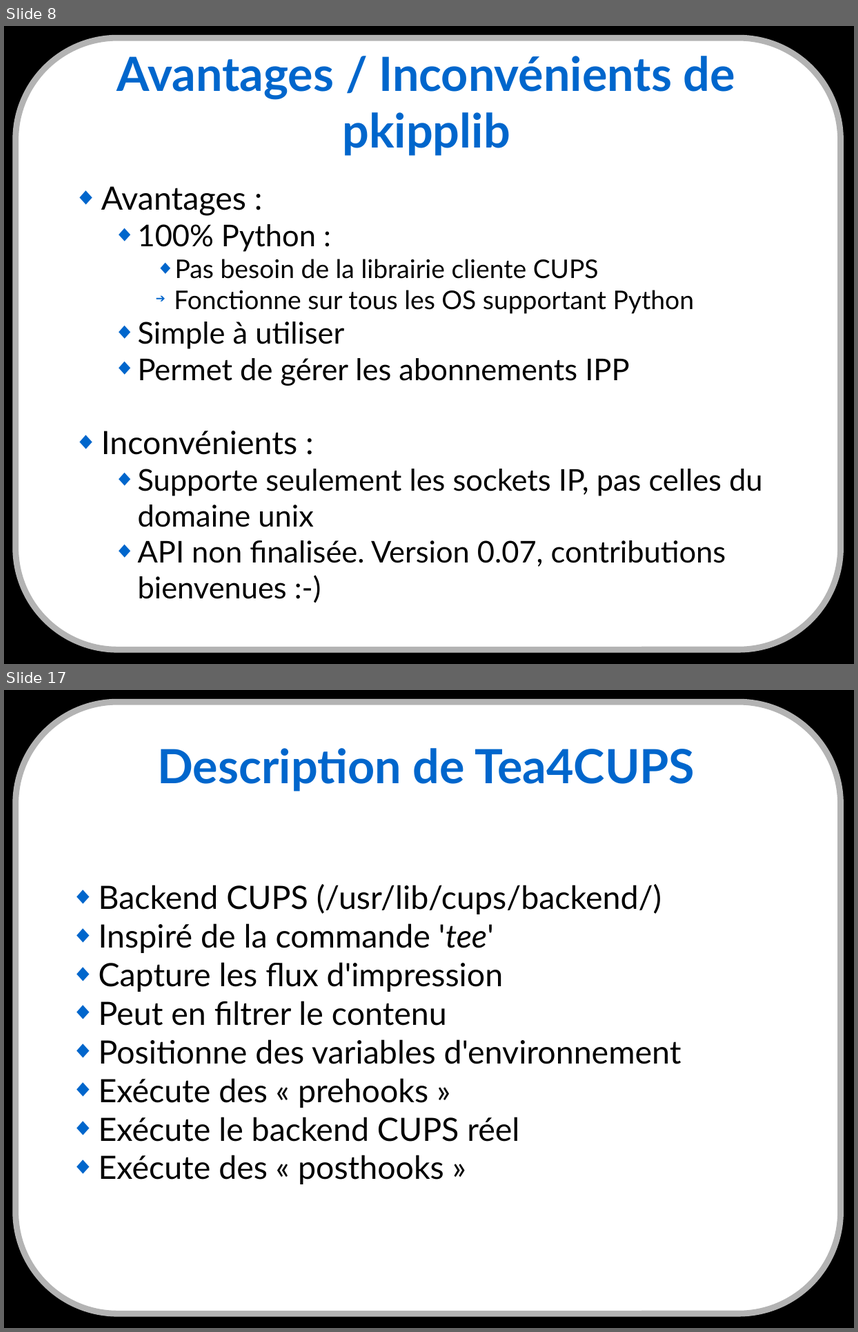
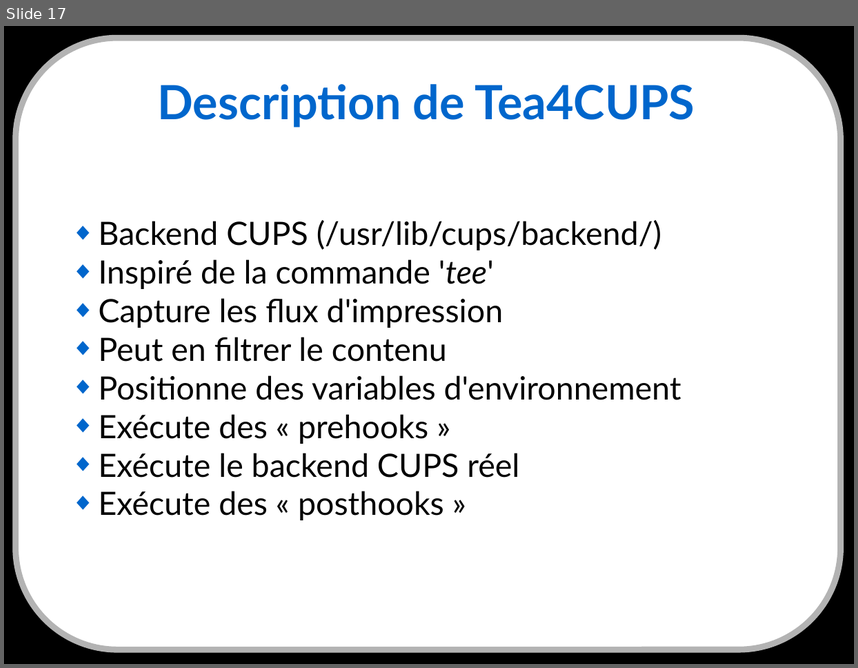
Before and after one commit to cnighswonger/pykota, a slide deck: docs/presentations/english/conference_jm2l2008-20081115.odp. Shown one above the other, each under a label of ours: slides 8 and 17 before the commit, slide 17 after it; the slides between them are not shown. The pictures are 858x1332 and 858x668 pixels, drawn with LibreOffice and Linux fonts; fonts in the diff are those of the drawing. Boxes give left, top, right and bottom in pixels: in the first picture for what was removed or moved away, otherwise in the second. Text is boxed around its words. In the diff, an @@ line names an element or a change of style, - is before the commit and + after.

```diff
--- a/docs/presentations/english/conference_jm2l2008-20081115.odp
+++ b/docs/presentations/english/conference_jm2l2008-20081115.odp
@@ slide 8 removed at [4,26,854,664], background #000000; not listed: 1 template element that a slide beside it also shows @@
@@ title removed at [117,56,735,156] @@
-Avantages / Inconvénients de pkipplib
@@ text removed at [101,186,763,599] @@
-◆ Avantages :
-  ◆ 100% Python :
-    ◆ Pas besoin de la librairie cliente CUPS
-    ➔ Fonctionne sur tous les OS supportant Python
-  ◆ Simple à utiliser
-  ◆ Permet de gérer les abonnements IPP
-◆ Inconvénients :
-  ◆ Supporte seulement les sockets IP, pas celles du domaine unix
-  ◆ API non finalisée. Version 0.07, contributions bienvenues :-)
```
Also in this commit, not shown: 9 slides changed, 7 slides added, 6 other slides removed.
